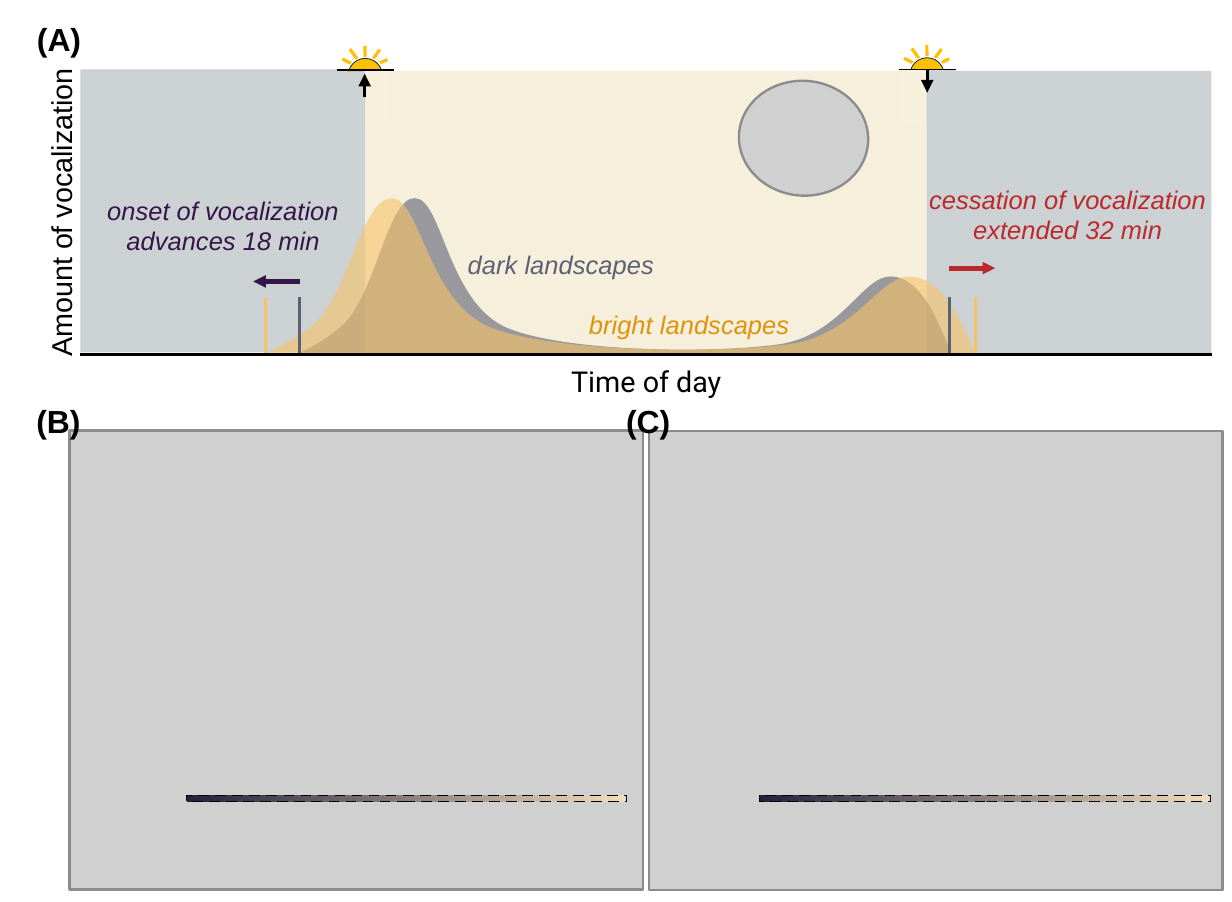
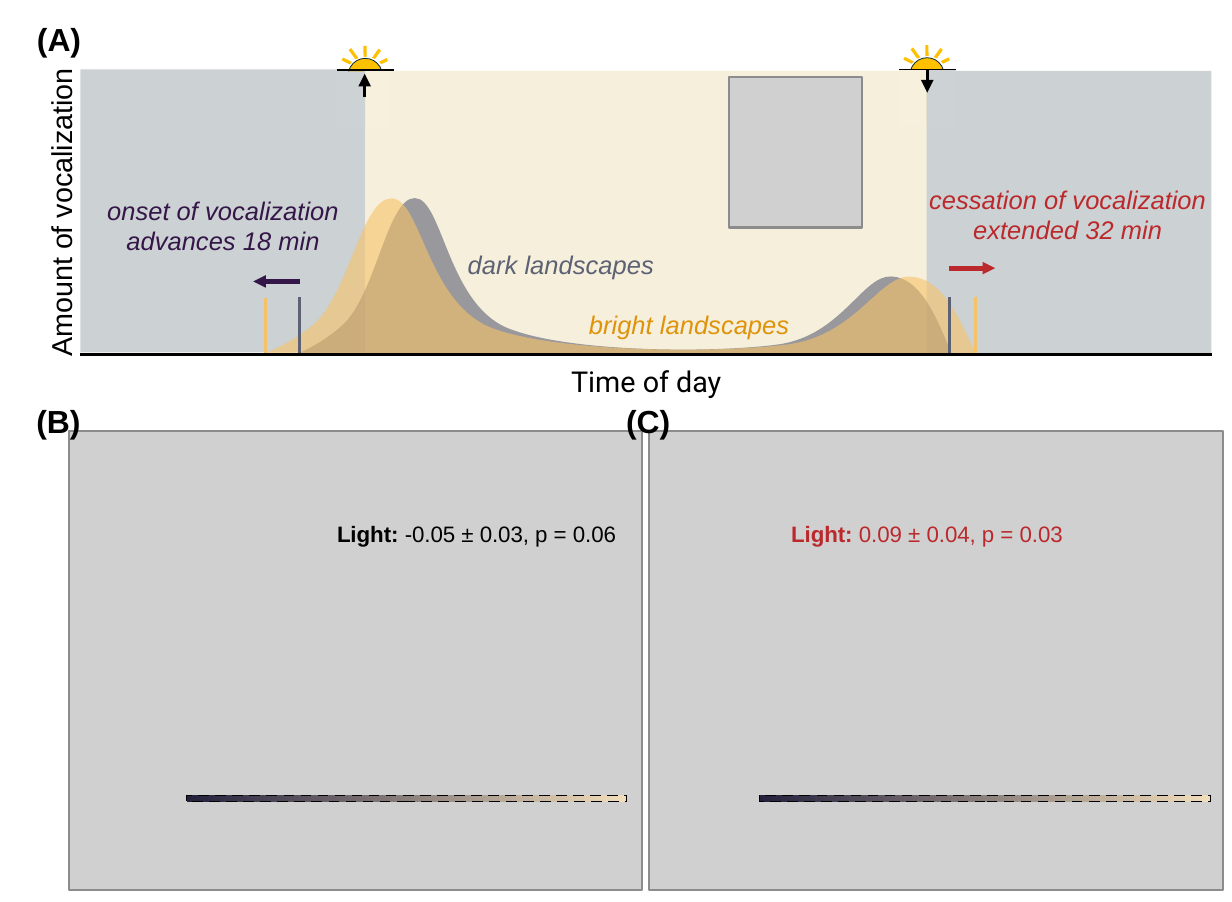
Before and after one commit to BrentPease1/alan, a slide deck: slide 1 of Results/Figures/figure_02.pptx. Drawn at 1232x902 pixels with LibreOffice and Linux fonts; fonts in the diff are those of the drawing; grey boxes stand for pictures. Boxes give left, top, right and bottom in pixels: in the first picture for what was removed or moved away, otherwise in the second. Text is boxed around its words. In the diff, an @@ line names an element or a change of style, - is before the commit and + after.

```diff
--- a/Results/Figures/figure_02.pptx
+++ b/Results/Figures/figure_02.pptx
@@ picture at [730,78,863,229]: rotation 4 to 0 degrees @@
@@ text added at [337,526,616,547], 7 pt, text #000000 @@
+Light: -0.05 ± 0.03, p = 0.06
@@ text added at [791,526,1063,547], 7 pt, text #BB292C @@
+Light: 0.09 ± 0.04, p = 0.03
```
Also in this commit, not shown: 7 other files.
